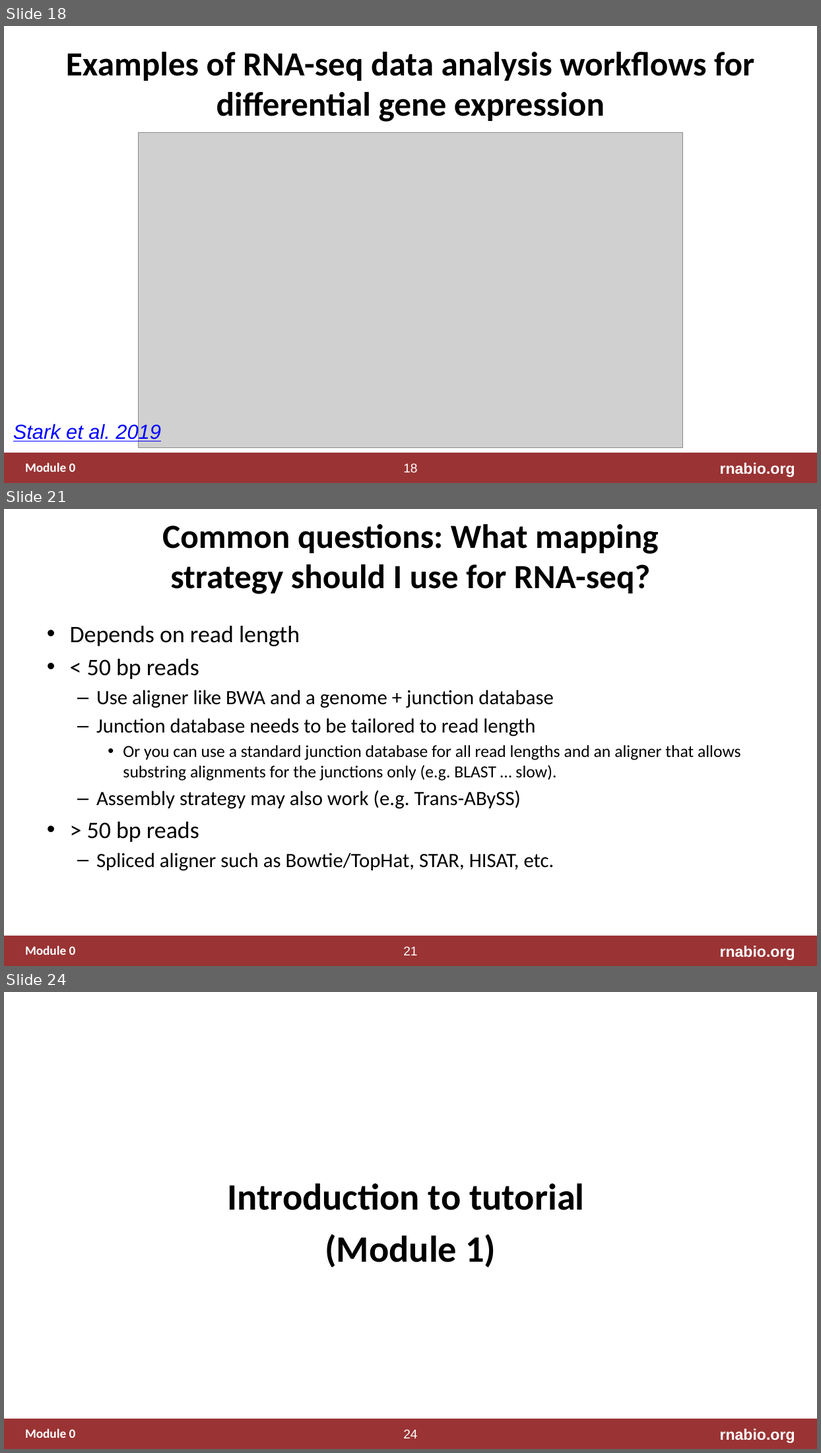
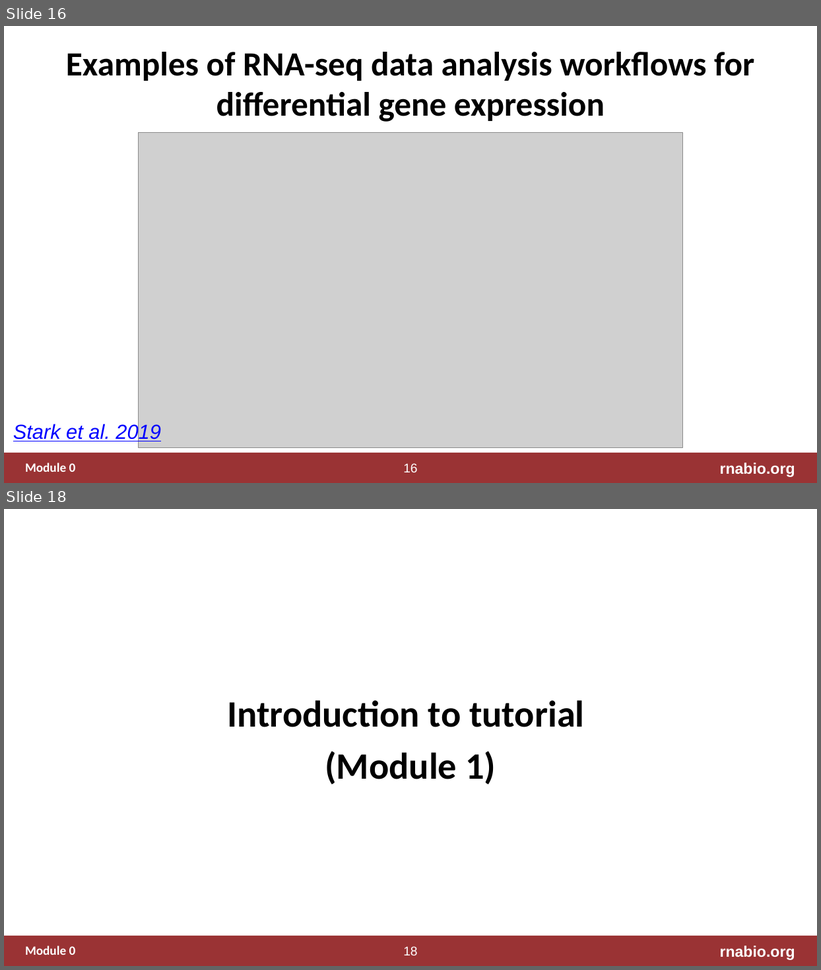
Before and after one commit to griffithlab/rnabio.org, a slide deck: assets/lectures/cshl/2020/full/RNASeq_Module0_IntrotoRNA.pptx. Shown one above the other, each under a label of ours: slides 18, 21 and 24 before the commit, slides 16 and 18 after it; the slides between them are not shown. The pictures are 821x1453 and 821x970 pixels, drawn with LibreOffice and Linux fonts; fonts in the diff are those of the drawing; grey boxes stand for pictures. Boxes give left, top, right and bottom in pixels: in the first picture for what was removed or moved away, otherwise in the second. Text is boxed around its words. In the diff, an @@ line names an element or a change of style, - is before the commit and + after.

```diff
--- a/assets/lectures/cshl/2020/full/RNASeq_Module0_IntrotoRNA.pptx
+++ b/assets/lectures/cshl/2020/full/RNASeq_Module0_IntrotoRNA.pptx
@@ slide 21 removed at (4,509,817,966), background #FFFFFF; not listed: 4 template elements that a slide beside it also shows @@
@@ title removed at (162,524,658,594) @@
-Common questions: What mapping strategy should I use for RNA-seq?
@@ text removed at (70,626,741,871) @@
-• Depends on read length
-• < 50 bp reads
-  – Use aligner like BWA and a genome + junction database
-  – Junction database needs to be tailored to read length
-    • Or you can use a standard junction database for all read lengths and an aligner that allows substring alignments for the junctions only (e.g. BLAST … slow).
-  – Assembly strategy may also work (e.g. Trans-ABySS)
-• > 50 bp reads
-  – Spliced aligner such as Bowtie/TopHat, STAR, HISAT, etc.
@@ what was slide 18 is now slide 16 @@
@@ page number at (403,464,417,473): text changed @@
-18
+16
@@ what was slide 24 is now slide 18 @@
@@ page number at (403,947,417,956): text changed @@
-24
+18
```
Also in this commit, not shown: 1 slide changed, 6 other slides removed, 1 other file.
